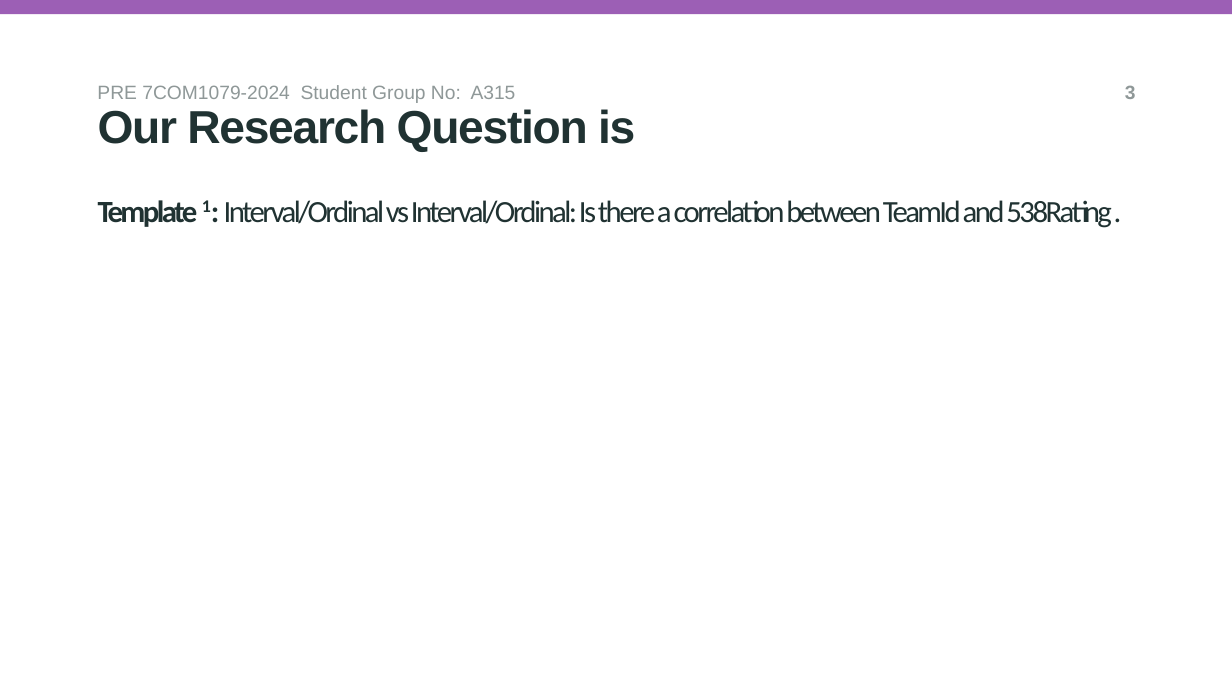
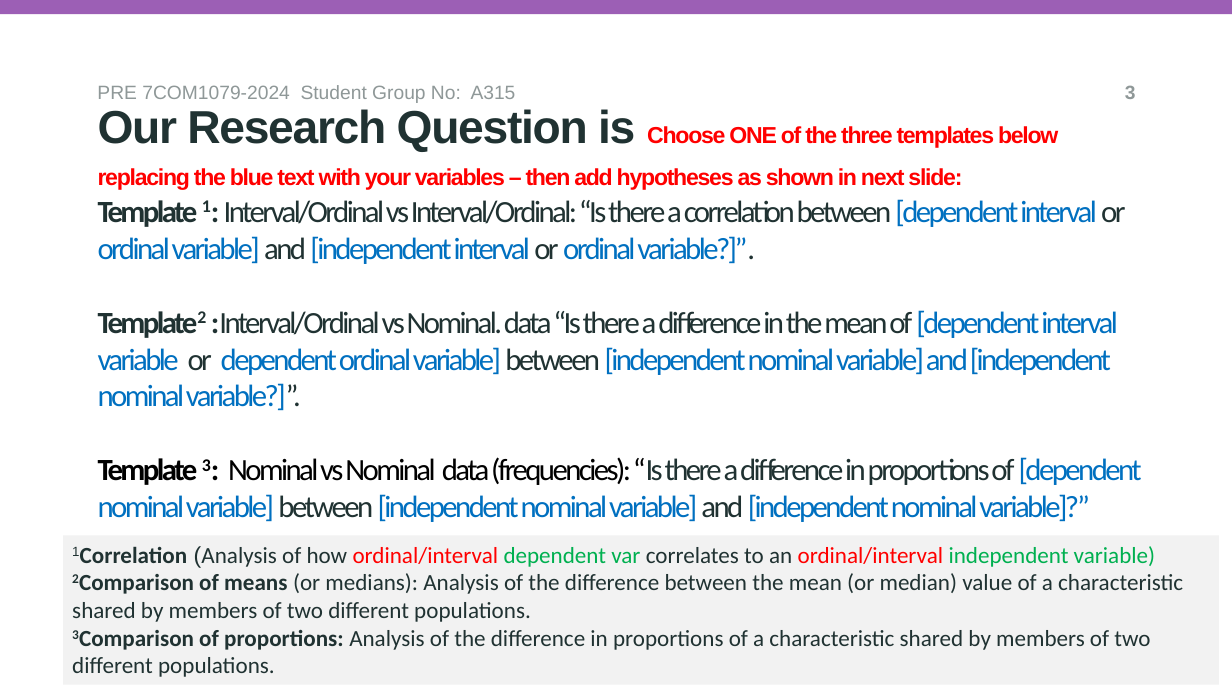
Before and after one commit to IbbiShahid/Research-Question-and-Visualisation, a slide deck: slide 4 of researchQuestion.pptx. Drawn at 1232x693 pixels with LibreOffice and Linux fonts; fonts in the diff are those of the drawing; background and template pictures are left out. Boxes give left, top, right and bottom in pixels: in the first picture for what was removed or moved away, otherwise in the second. Text is boxed around its words. In the diff, an @@ line names an element or a change of style, - is before the commit and + after.

```diff
--- a/researchQuestion.pptx
+++ b/researchQuestion.pptx
@@ subtitle at box(98, 109, 1058, 190): text changed; size 36 to 18 pt; text colour #203232 to #FF0000 @@
-Our Research Question is
+Our Research Question is Choose ONE of the three templates below replacing the blue text with your variables – then add hypotheses as shown in next slide:
@@ title at box(98, 199, 1142, 522): text changed; text colour #203232 to #0070C0 @@
-Template 1: Interval/Ordinal vs Interval/Ordinal: Is there a correlation between TeamId and 538Rating .
+Template 1: Interval/Ordinal vs Interval/Ordinal: “Is there a correlation between [dependent interval or ordinal variable] and [independent interval or ordinal variable?]”.
+Template2 :Interval/Ordinal vs Nominal. data “Is there a difference in the mean of [dependent interval variable or dependent ordinal variable] between [independent nominal variable] and [independent nominal variable?]”.
+Template 3: Nominal vs Nominal data (frequencies): “Is there a difference in proportions of [dependent nominal variable] between [independent nominal variable] and [independent nominal variable]?”
@@ rectangle added at box(63, 535, 1219, 685), fill #F2F2F2, 18 pt, text #203232 @@
+1Correlation (Analysis of how ordinal/interval dependent var correlates to an ordinal/interval independent variable)
+2Comparison of means (or medians): Analysis of the difference between the mean (or median) value of a characteristic shared by members of two different populations.
+3Comparison of proportions: Analysis of the difference in proportions of a characteristic shared by members of two different populations.
```
Also in this commit, not shown: 1 other slide changed, 1 slide added.
